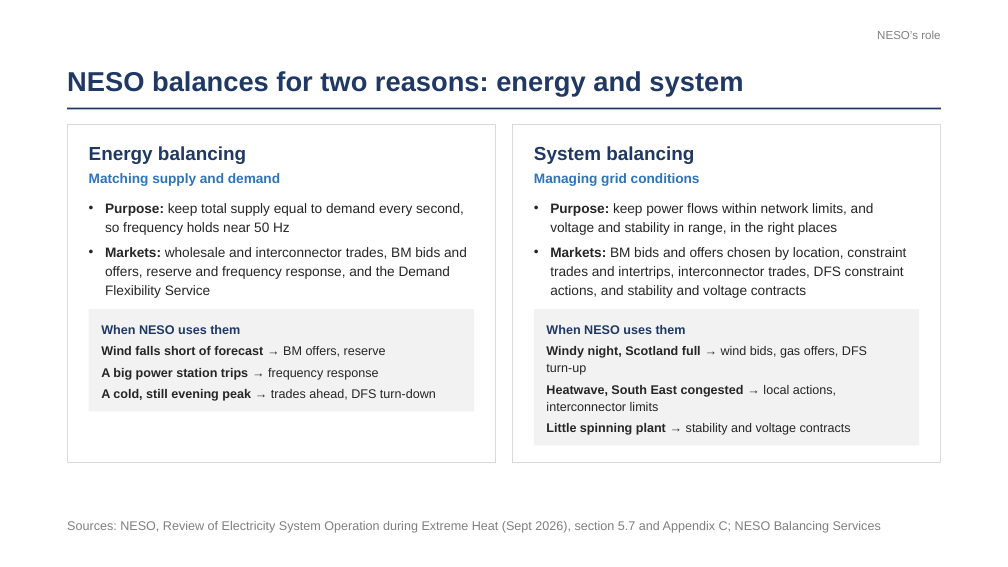
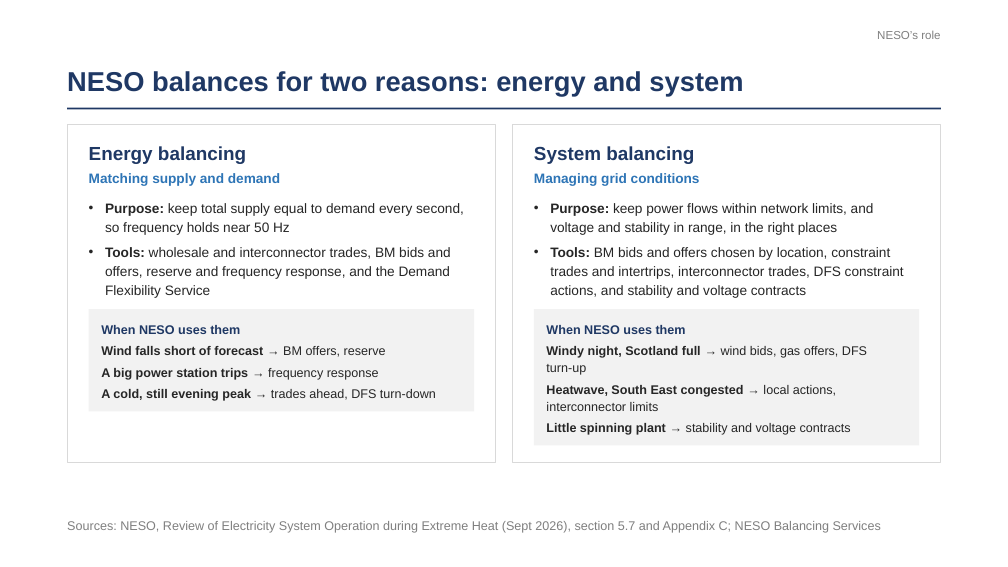
Before and after one commit to literallymatt/balancing, a slide deck: slide 4 of deck-alt/balancing-the-grid-corporate.pptx. Drawn at 1008x567 pixels with LibreOffice and Linux fonts; fonts in the diff are those of the drawing. Boxes give left, top, right and bottom in pixels: in the first picture for what was removed or moved away, otherwise in the second. Text is boxed around its words. In the diff, an @@ line names an element or a change of style, - is before the commit and + after.

```diff
--- a/deck-alt/balancing-the-grid-corporate.pptx
+++ b/deck-alt/balancing-the-grid-corporate.pptx
@@ text at [105, 247, 451, 298]: text changed @@
-• Markets: wholesale and interconnector trades, BM bids and offers, reserve and frequency response, and the Demand Flexibility Service
+• Tools: wholesale and interconnector trades, BM bids and offers, reserve and frequency response, and the Demand Flexibility Service
@@ text at [550, 247, 904, 298]: text changed @@
-• Markets: BM bids and offers chosen by location, constraint trades and intertrips, interconnector trades, DFS constraint actions, and stability and voltage contracts
+• Tools: BM bids and offers chosen by location, constraint trades and intertrips, interconnector trades, DFS constraint actions, and stability and voltage contracts
```
Also in this commit, not shown: 3 other files.
